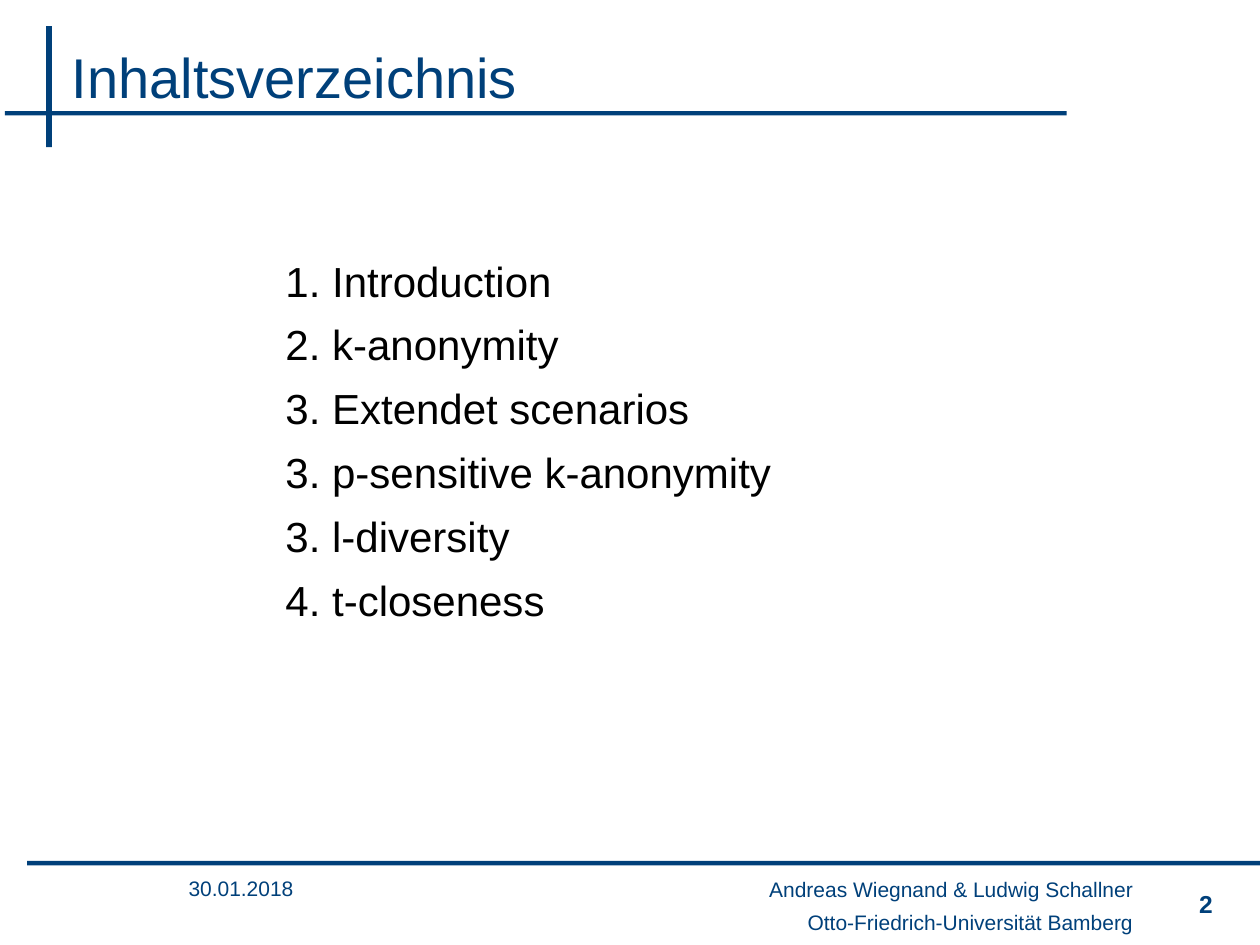
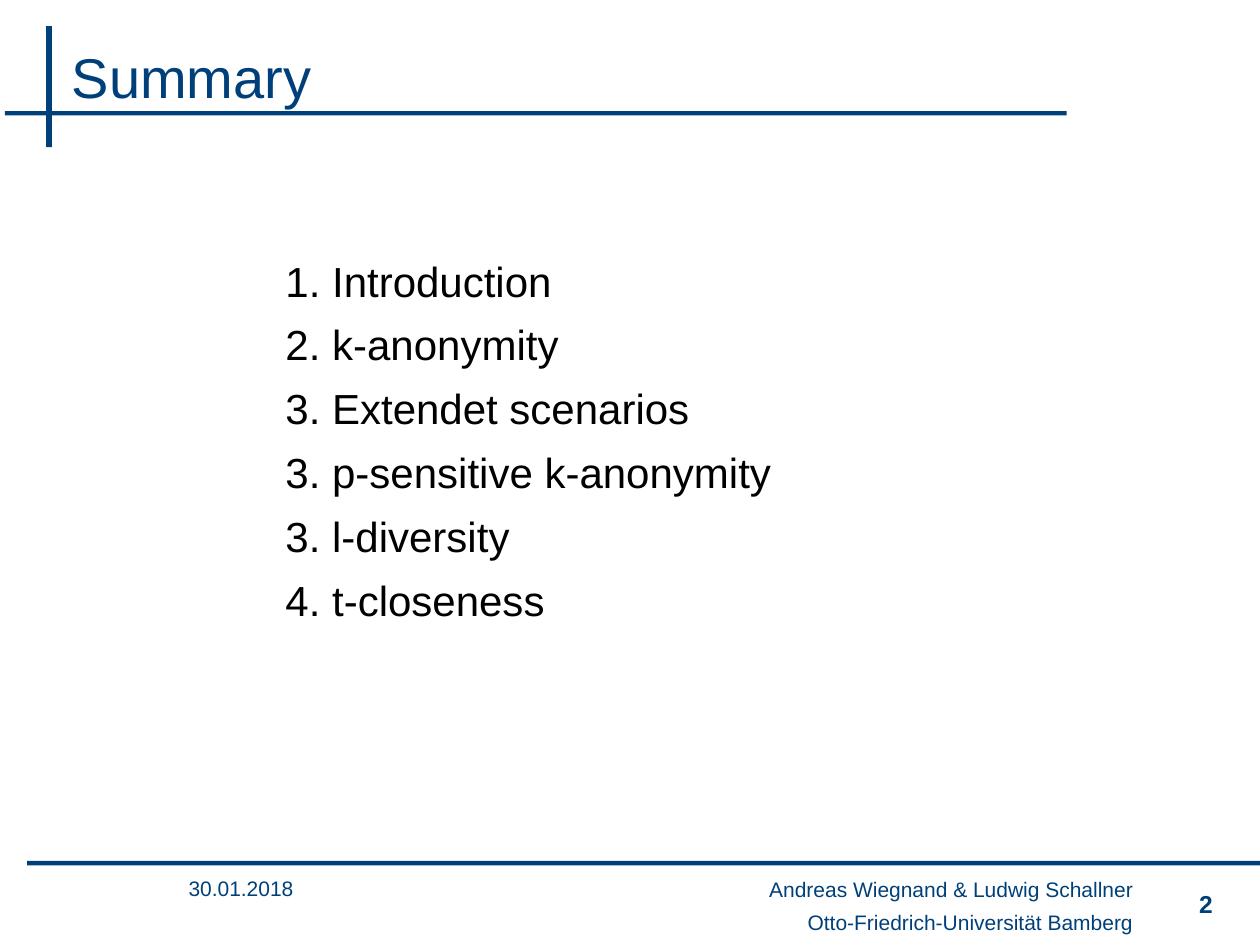
Before and after one commit to wsgan001/PSI-MSem, a slide deck: slide 2 of presentation/sicherheits_lu.pptx. Drawn at 1260x945 pixels with LibreOffice and Linux fonts; fonts in the diff are those of the drawing; background and template pictures are left out. Boxes give left, top, right and bottom in pixels: in the first picture for what was removed or moved away, otherwise in the second. Text is boxed around its words. In the diff, an @@ line names an element or a change of style, - is before the commit and + after.

Commit message:
update

```diff
--- a/presentation/sicherheits_lu.pptx
+++ b/presentation/sicherheits_lu.pptx
@@ title at box(72, 59, 312, 109): text changed @@
-Inhaltsverzeichnis
+Summary
```
Also in this commit, not shown: 1 other slide changed, 1 slide added, 19 slides removed.
